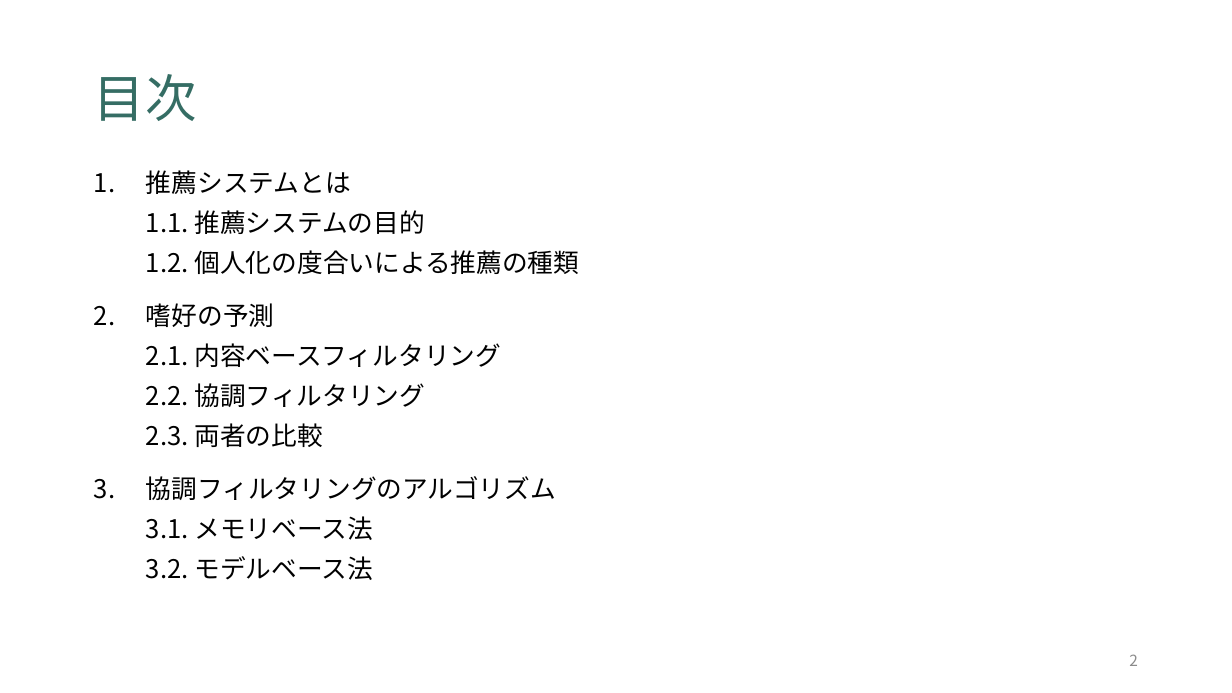
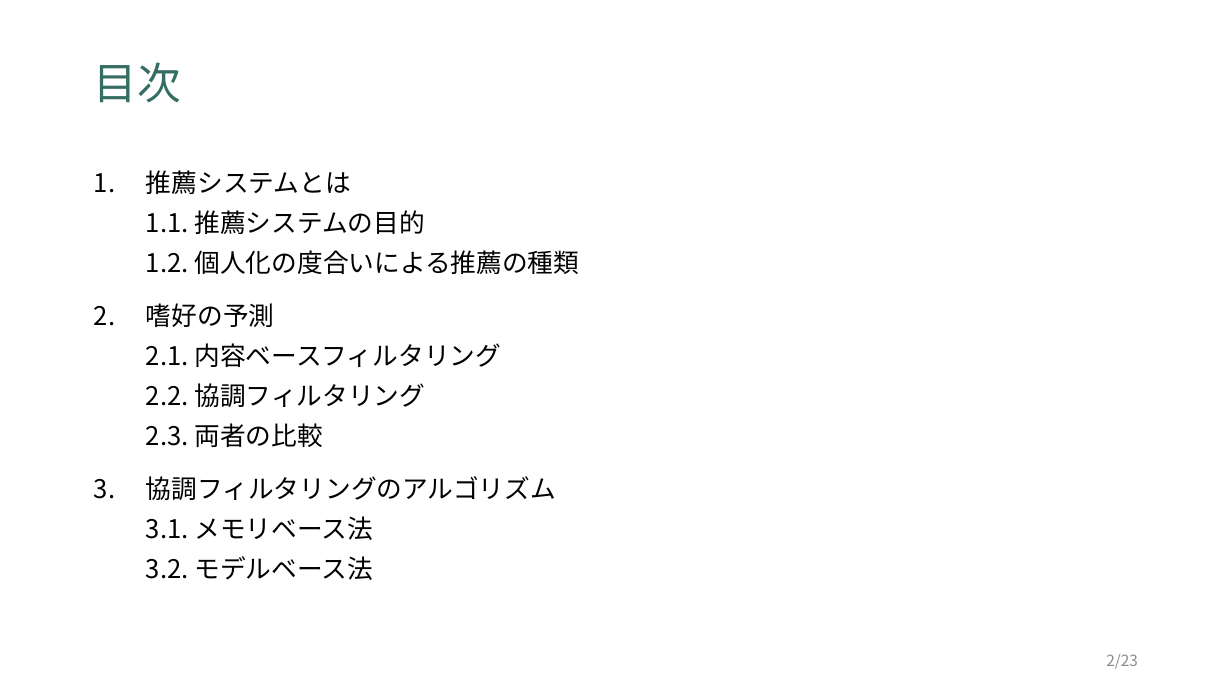
Before and after one commit to tomos7231/seminar, a slide deck: slide 2 of research/推薦システムのアルゴリズム.pptx. Drawn at 1232x693 pixels with LibreOffice and Linux fonts; fonts in the diff are those of the drawing. Boxes give left, top, right and bottom in pixels: in the first picture for what was removed or moved away, otherwise in the second. Text is boxed around its words. In the diff, an @@ line names an element or a change of style, - is before the commit and + after.

```diff
--- a/research/推薦システムのアルゴリズム.pptx
+++ b/research/推薦システムのアルゴリズム.pptx
@@ title "目次": place and size @@
-title "目次" at [94, 74, 197, 121]
+title "目次" at [94, 62, 181, 103]
@@ title "目次" at [94, 62, 181, 103]: size 40 to 34 pt @@
@@ page number at [1106, 654, 1138, 669]: text changed @@
-2
+2/23
```
Also in this commit, not shown: 2 other slides changed, 20 slides added, 1 slide removed, 1 other file.
